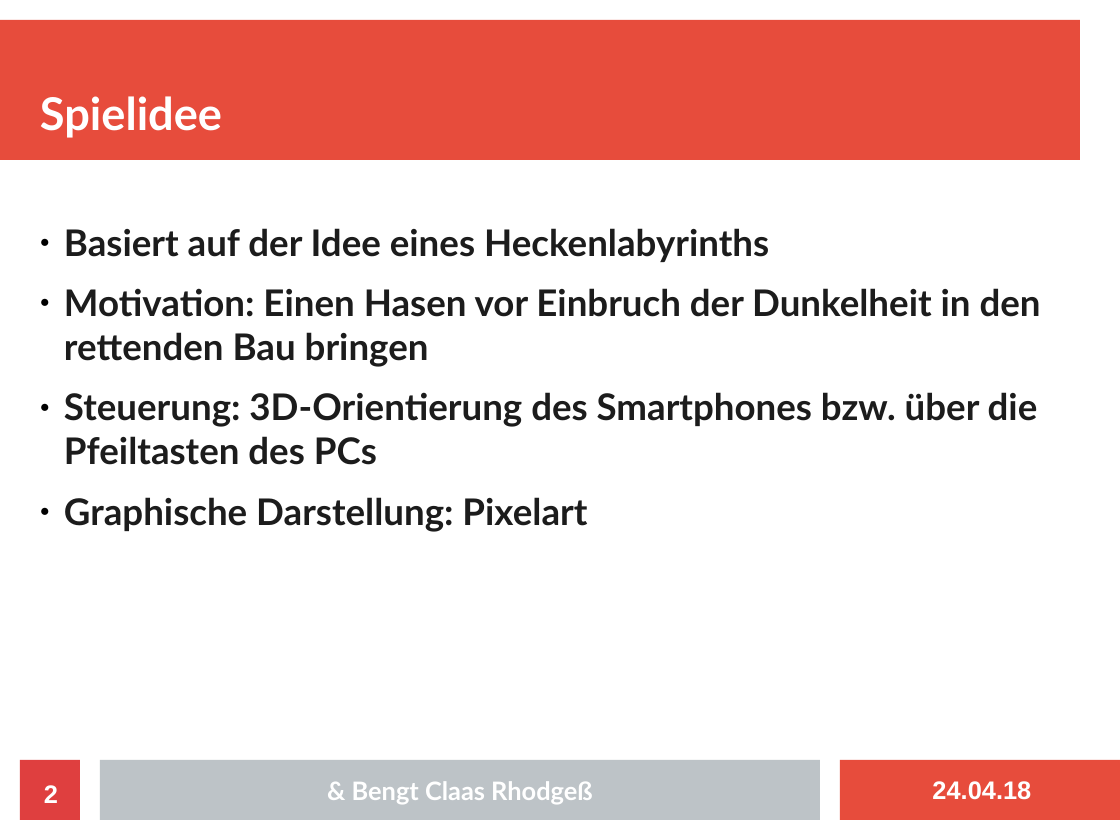
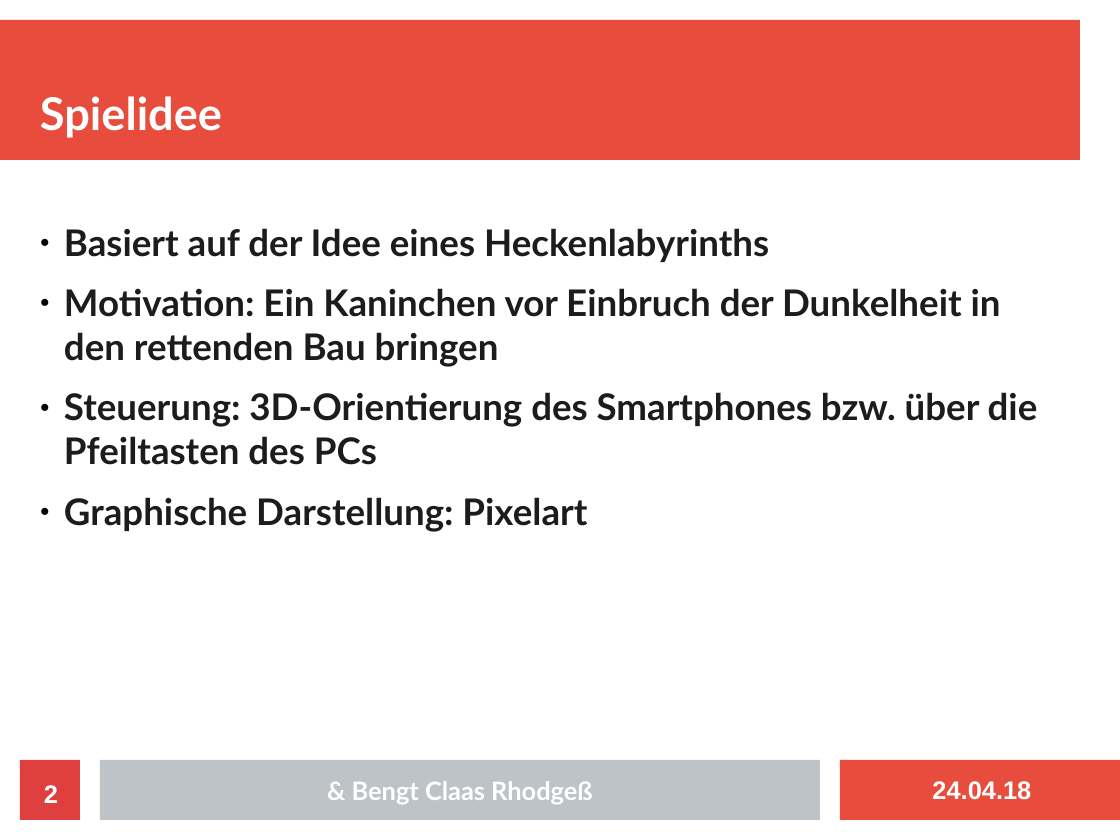
Before and after one commit to kodehat/webtech, a slide deck: slide 2 of doc/Präsentation/RabbitRinth.odp. Drawn at 1120x840 pixels with LibreOffice and Linux fonts; fonts in the diff are those of the drawing. Boxes give left, top, right and bottom in pixels: in the first picture for what was removed or moved away, otherwise in the second. Text is boxed around its words. In the diff, an @@ line names an element or a change of style, - is before the commit and + after.

```diff
--- a/doc/Präsentation/RabbitRinth.odp
+++ b/doc/Präsentation/RabbitRinth.odp
@@ text at bbox=[64, 288, 1001, 367]: text changed @@
-● Motivation: Einen Hasen vor Einbruch der Dunkelheit in den rettenden Bau bringen
+● Motivation: Ein Kaninchen vor Einbruch der Dunkelheit in den rettenden Bau bringen
```
Also in this commit, not shown: 2 other slides changed.
